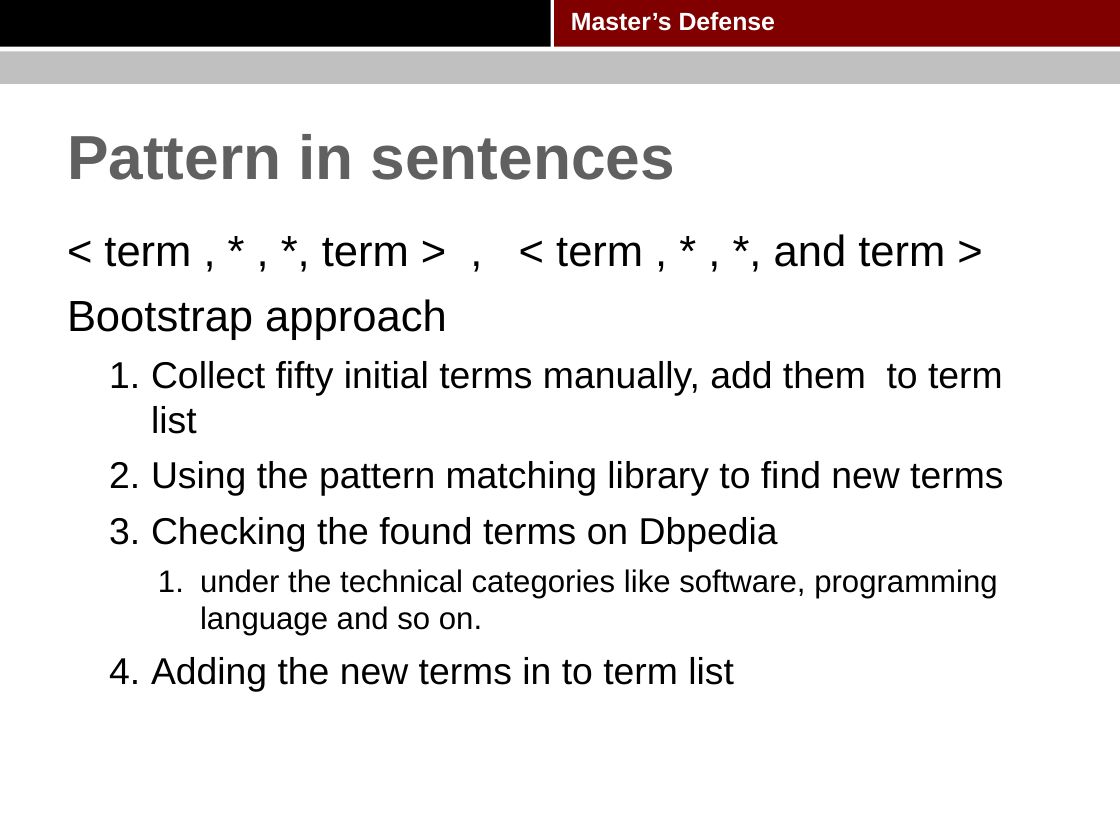
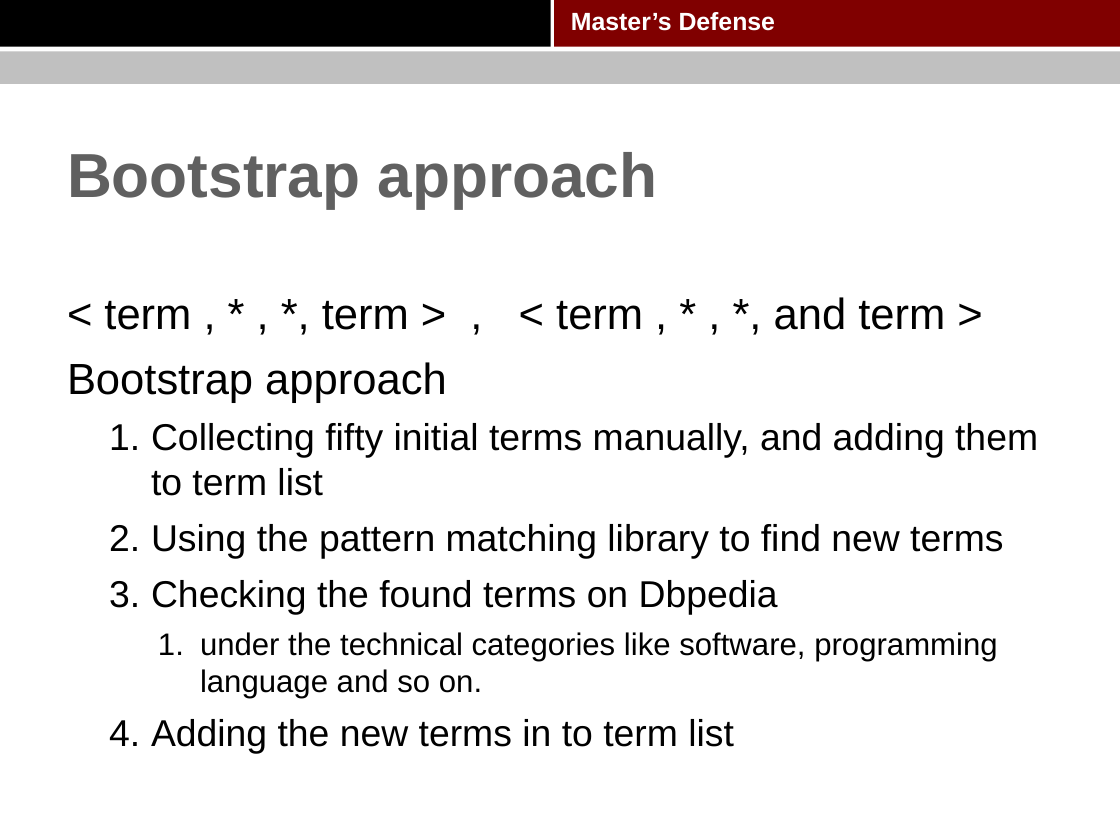
Before and after one commit to pkushiqiang/thesis, a slide deck: slide 47 of media/Master's thesis.pptx. Drawn at 1120x840 pixels with LibreOffice and Linux fonts; fonts in the diff are those of the drawing; background and template pictures are left out. Boxes give left, top, right and bottom in pixels: in the first picture for what was removed or moved away, otherwise in the second. Text is boxed around its words. In the diff, an @@ line names an element or a change of style, - is before the commit and + after.

```diff
--- a/media/Master's thesis.pptx
+++ b/media/Master's thesis.pptx
@@ title at [67,152,658,208]: text changed @@
-Pattern in sentences
+Bootstrap approach
@@ text "< term , * , ...": place and size @@
-text "< term , * , ..." at [67,234,1003,692]
+text "< term , * , ..." at [67,297,1038,754]
@@ text at [151,423,1038,496]: text changed @@
-  1. Collect fifty initial terms manually, add them to term list
+  1. Collecting fifty initial terms manually, and adding them to term list
```
Also in this commit, not shown: 18 other slides changed.
